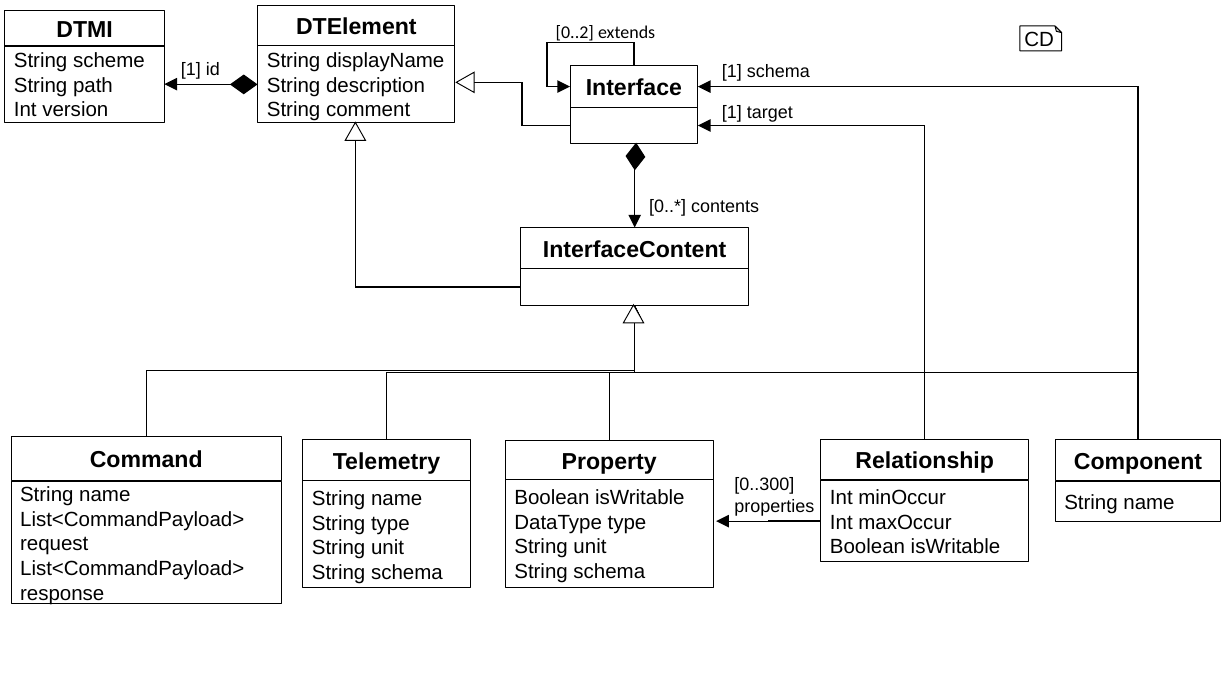
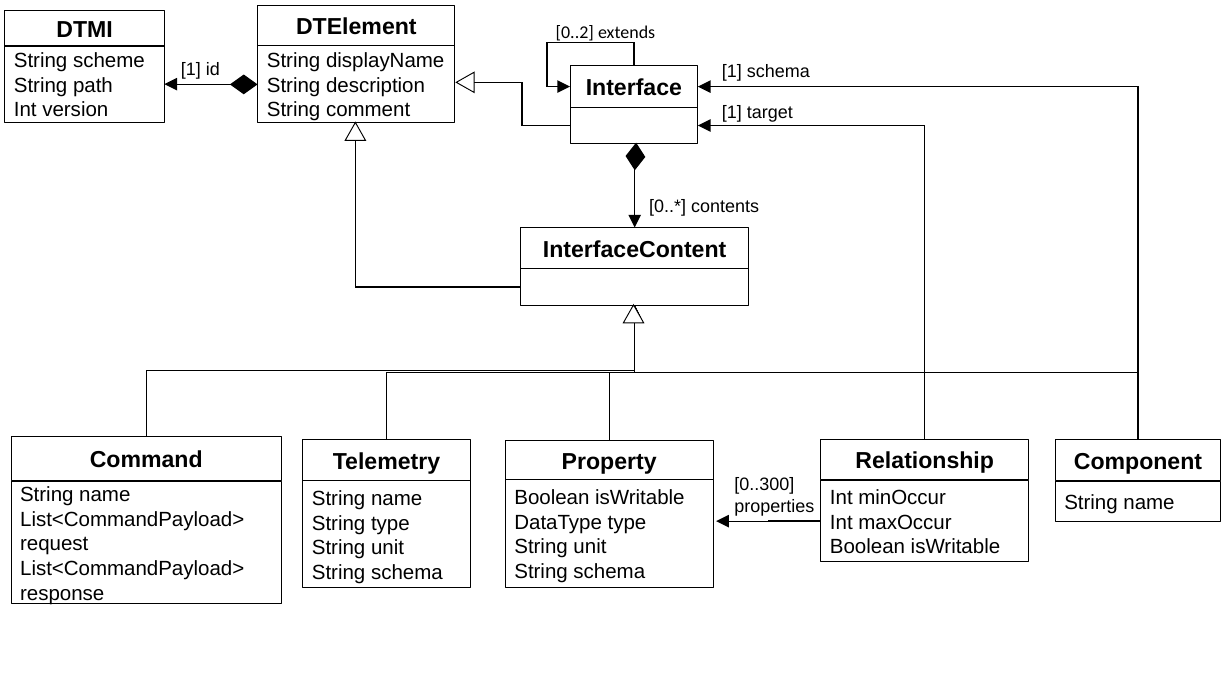
Before and after one commit to derlehner/dt_language_comparison, a slide deck: slide 10 of Figures.pptx (slide 2 before the commit). Drawn at 1232x693 pixels with LibreOffice and Linux fonts; fonts in the diff are those of the drawing. Boxes give left, top, right and bottom in pixels: in the first picture for what was removed or moved away, otherwise in the second. Text is boxed around its words. In the diff, an @@ line names an element or a change of style, - is before the commit and + after.

```diff
--- a/Figures.pptx
+++ b/Figures.pptx
@@ folded corner removed at bbox=[1020, 26, 1062, 51] @@
-CD
```
Also in this commit, not shown: 3 other slides changed, 3 slides added.
